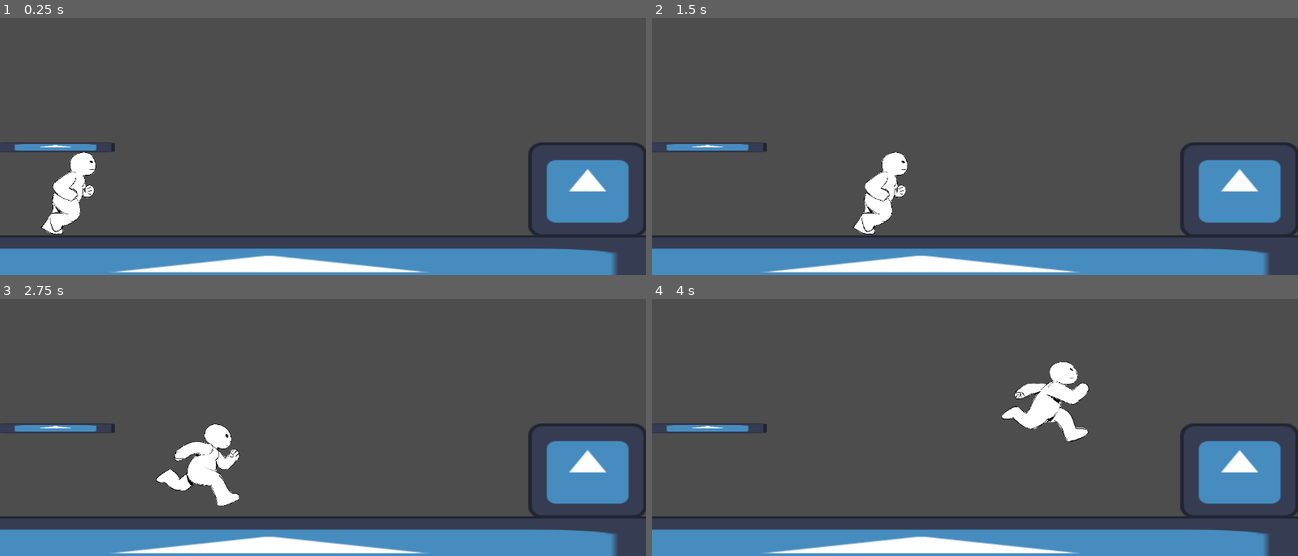
Above: before the commit, frames 1-4 (two rows, left to right).
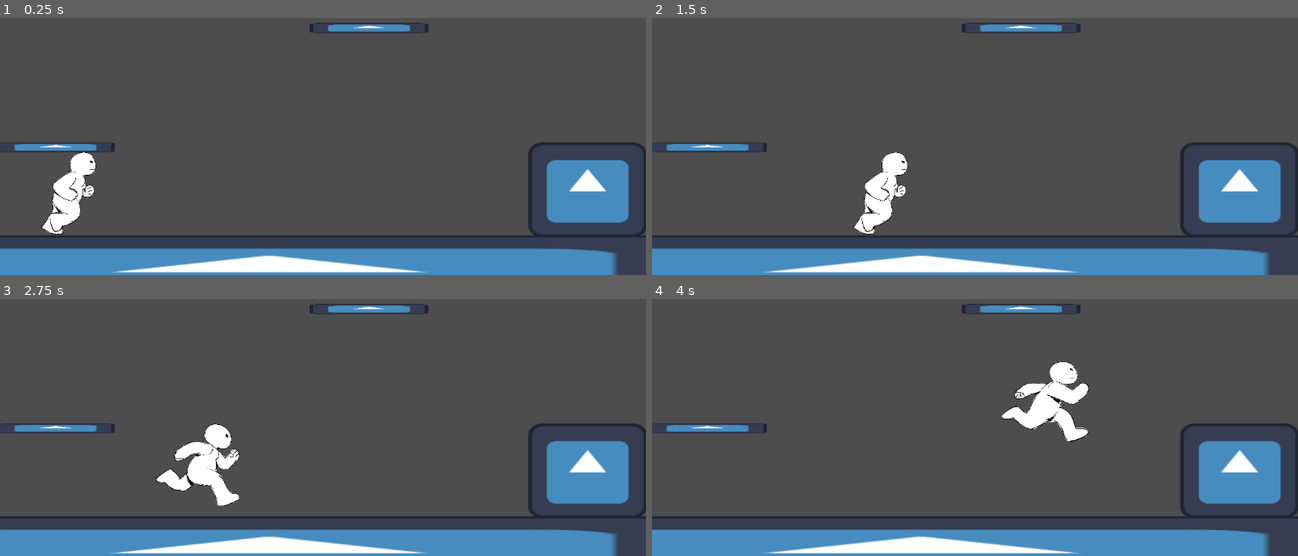
Above: after the commit, the same moments.

Repository: Synj24/gmtk-jam25
Game: Godot game, scene res://game.tscn
Same seed, same stepped clock (60 frames per second), same inputs: the game is played once before the commit and once after it. The engine's default icon, where the game draws it, is replaced by a stand-in: a white triangle on a blue panel in a dark square.
Inputs:
- Up to frame 1 (0.25 s): no input
- Up to frame 2 (1.5 s): tap Enter (ui_accept) at 0.5, 0.77 s; hold Right (ui_right) from 0.53 s (still down)
- Up to frame 3 (2.75 s): tap Enter (ui_accept) at 1.52 s; release Right (ui_right) at 2.03 s; hold Left (ui_left) from 2.03 s (still down)
- Up to frame 4 (4 s): release Left (ui_left) at 2.78 s; hold Right (ui_right) from 2.78 s (still down); tap Enter (ui_accept) at 3.02, 3.77 s

The runs differ from the first frame. In frame 1, 0.5% of the frame differs, in the area x 47-67%, y 1-6%; in frame 2, 0.5%; in frame 3, 0.5%; in frame 4, 0.5%.

Commit message:
added looping laps and platform

Diff:
--- a/game.tscn
+++ b/game.tscn
@@ -42,6 +42,17 @@
 [node name="CollisionShape2D" type="CollisionShape2D" parent="Platform"]
 shape = SubResource("RectangleShape2D_h2yge")
 
+[node name="Platform3" type="StaticBody2D" parent="."]
+position = Vector2(658, 207)
+
+[node name="Sprite2D" type="Sprite2D" parent="Platform3"]
+position = Vector2(-5.72205e-06, 0)
+scale = Vector2(1.65625, 0.140625)
+texture = ExtResource("3_7jktm")
+
+[node name="CollisionShape2D" type="CollisionShape2D" parent="Platform3"]
+shape = SubResource("RectangleShape2D_h2yge")
+
 [node name="Platform2" type="StaticBody2D" parent="."]
 position = Vector2(1048, 420)
 
--- a/player.gd
+++ b/player.gd
@@ -12,6 +12,8 @@
 	#Ititial position
 	movement_data[0] = global_position
 
+var lap_start_count = 0  # Track when current lap started
+
 func _physics_process(delta: float) -> void:
 	record_movement()
 
@@ -25,10 +27,15 @@
 
 	# Handle looping off screen right
 	if position.x > 1150:
-		SignalBus.player_looped.emit(movement_data)
+		# Create dictionary with just this lap's movement data
+		var lap_data = {}
+		for i in range(lap_start_count, count + 1):
+			if movement_data.has(i):
+				lap_data[i - lap_start_count] = movement_data[i]
+
+		SignalBus.player_looped.emit(lap_data)
 		position.x = 0
-		# Reset movement data
-		#movement_data.clear()
+		lap_start_count = count + 1  # Start counting new lap from here
 
 	# Get the input direction and handle the movement/deceleration.
 	# As good practice, you should replace UI actions with custom gameplay actions.
Not shown, added: builds/web5/index.apple-touch-icon.png.import
Not shown, added: builds/web5/index.icon.png.import
Not shown, added: builds/web5/index.png.import
Not shown, changed: export_presets.cfg
Not shown, changed: builds/.DS_Store
Not shown, added: builds/web5/index.apple-touch-icon.png
Not shown, added: builds/web5/index.audio.position.worklet.js
Not shown, added: builds/web5/index.audio.worklet.js
Not shown, added: builds/web5/index.html
Not shown, added: builds/web5/index.icon.png
Not shown, added: builds/web5/index.js
Not shown, added: builds/web5/index.pck
(and 3 more such lines)
